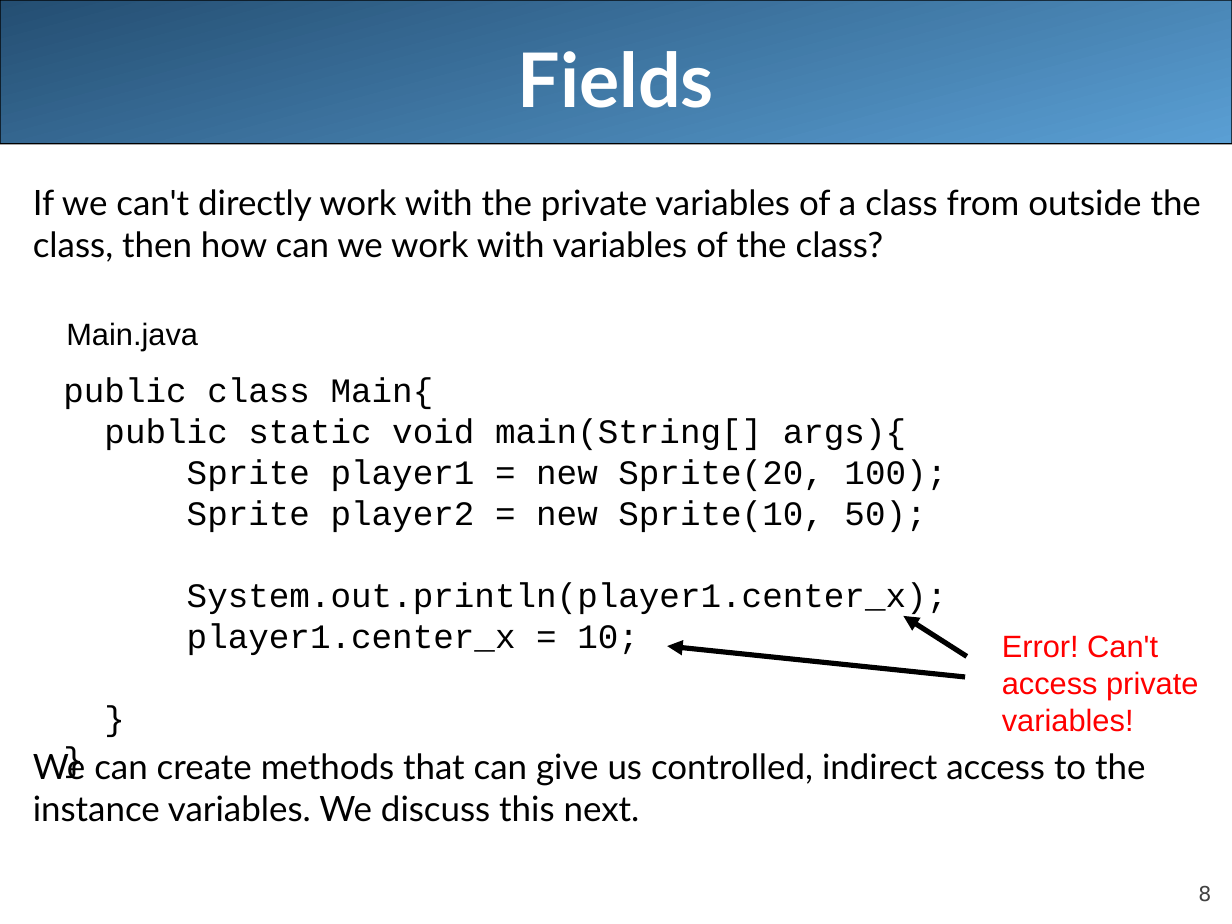
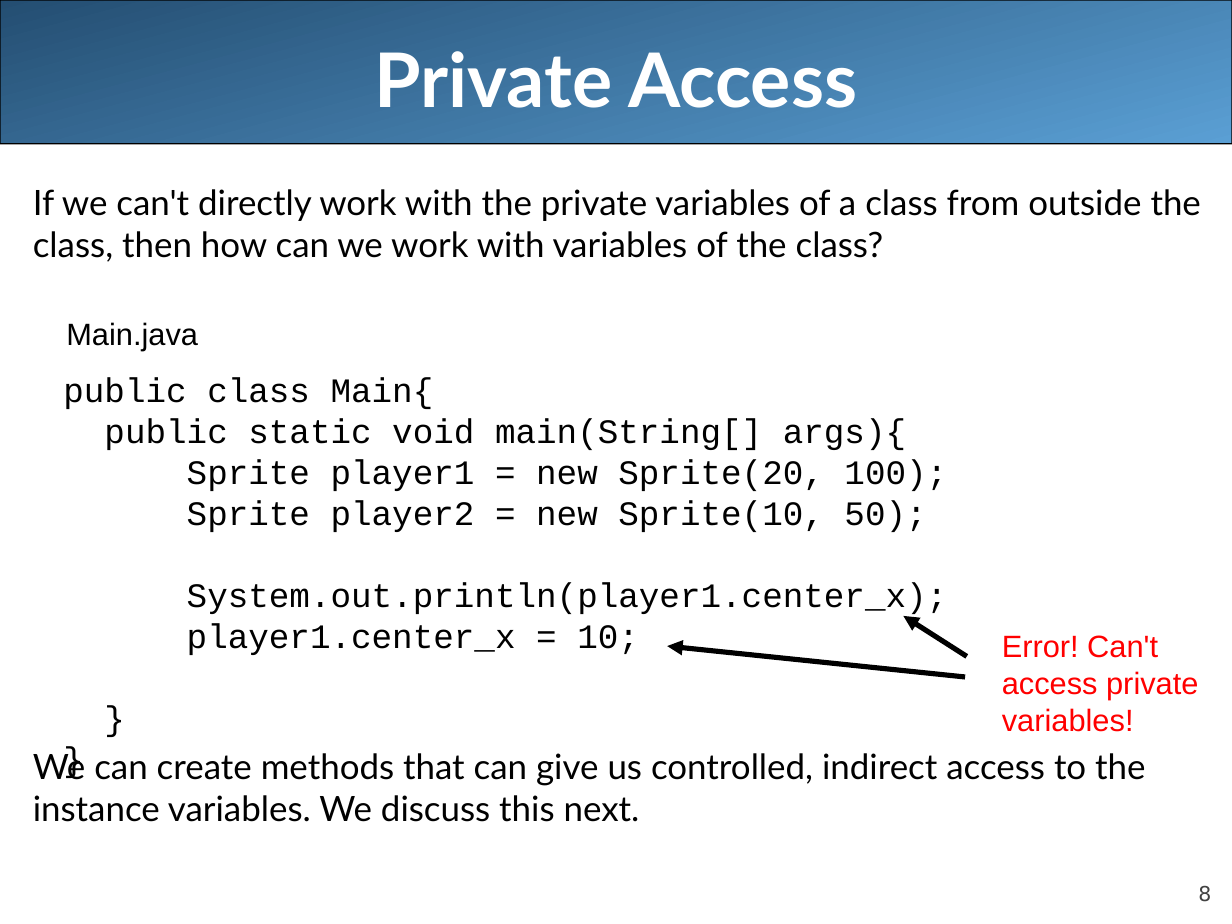
Before and after one commit to LongBaoNguyen/longbaonguyen.github.io, a slide deck: slide 8 of courses/apcsa/lecture13.ppt. Drawn at 1232x924 pixels with LibreOffice and Linux fonts; fonts in the diff are those of the drawing. Boxes give left, top, right and bottom in pixels: in the first picture for what was removed or moved away, otherwise in the second. Text is boxed around its words. In the diff, an @@ line names an element or a change of style, - is before the commit and + after.

```diff
--- a/courses/apcsa/lecture13.ppt
+++ b/courses/apcsa/lecture13.ppt
@@ title at <box>375,51,857,108</box>: text changed @@
-Fields
+Private Access
```
Also in this commit, not shown: 12 other slides changed, 1 other file.
